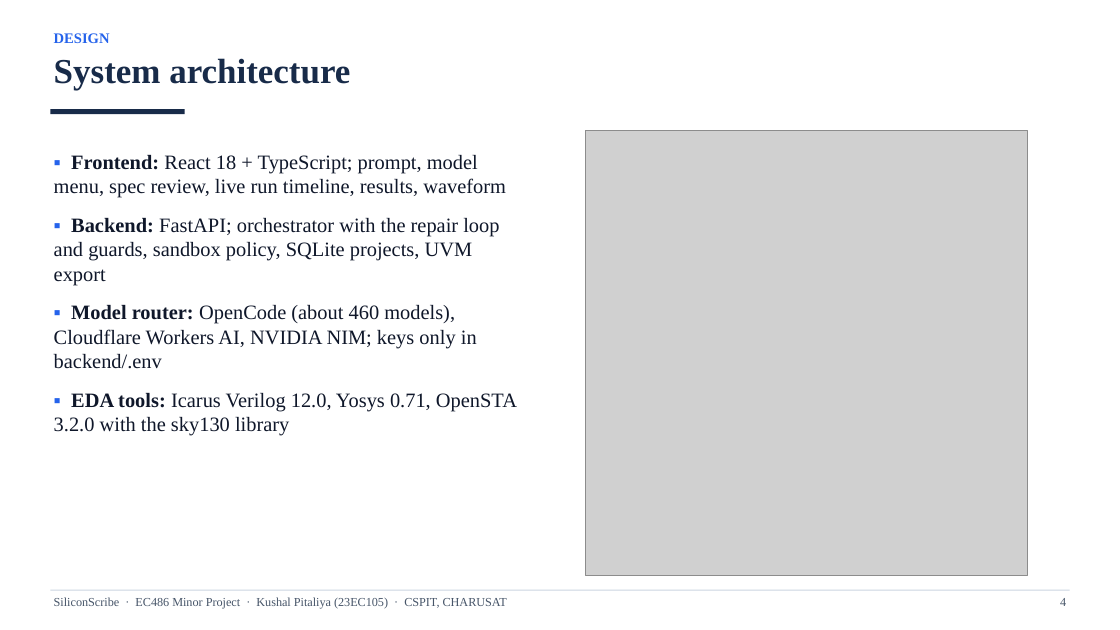
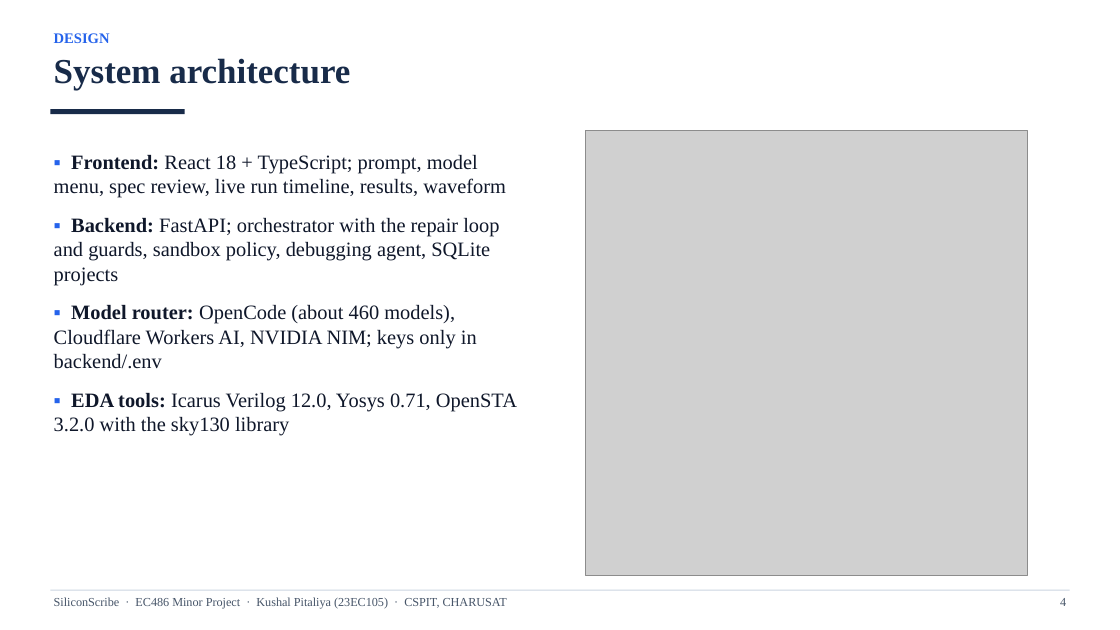
Before and after one commit to k-pitaliya/siliconscribe, a slide deck: slide 4 of docs/23EC105_Kushal_Pitaliya_SiliconScribe_Viva_Presentation.pptx. Drawn at 1120x630 pixels with LibreOffice and Linux fonts; fonts in the diff are those of the drawing; grey boxes stand for pictures. Boxes give left, top, right and bottom in pixels: in the first picture for what was removed or moved away, otherwise in the second. Text is boxed around its words. In the diff, an @@ line names an element or a change of style, - is before the commit and + after.

```diff
--- a/docs/23EC105_Kushal_Pitaliya_SiliconScribe_Viva_Presentation.pptx
+++ b/docs/23EC105_Kushal_Pitaliya_SiliconScribe_Viva_Presentation.pptx
@@ text at box(54, 218, 499, 286): text changed @@
-▪ Backend: FastAPI; orchestrator with the repair loop and guards, sandbox policy, SQLite projects, UVM export
+▪ Backend: FastAPI; orchestrator with the repair loop and guards, sandbox policy, debugging agent, SQLite projects
```
Also in this commit, not shown: 6 other slides changed, 2 slides added, 34 other files.
